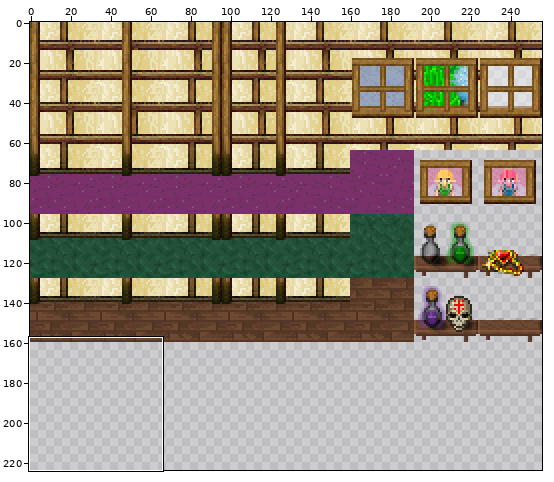
A sprite sheet gets an edit: tmwdata/graphics/tiles/cabana_in_fada.png. The first picture is a wide view before the edit; the outline marks the close-up.
Close-up. As it was:
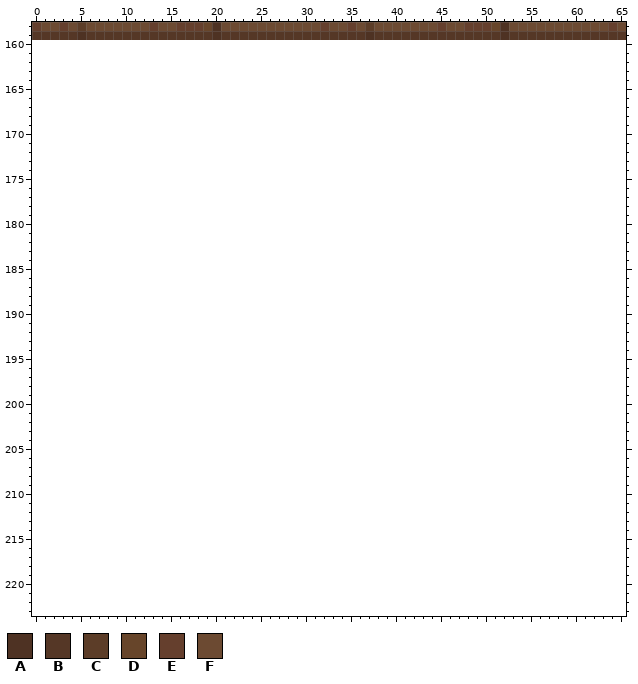
The file is 256x160 pixels. Pixels under 10% opacity are left out. Colours within 5 levels of each other are drawn and written as one. Shown: x 0..65, y 158..223. The old version is drawn lined up with the new one, on the new canvas. The commit also changed other parts of the picture, which this record leaves out.
Palette (. is transparent): A #4e3223  B #553726  C #5c3d28  D #67452a  E #653f2d  F #6c4a32
Pixels before (only the part around the change), first column x 0:
158 EFFEFCFFFFFFFEFFEEEDAFFFFFFFFFFFEFFEFCFFFFFFFEFFEEEDAFFFFFFFFFFFEF
159 BBBBBABBBBBBBBBBBBBBABBBBBBBBBBBBBBBBABBBBBBBBBBBBBBABBBBBBBBBBBBB
160 ..................................................................
161 ..................................................................
162 ..................................................................
163 ..................................................................
164 ..................................................................
165 ..................................................................
166 ..................................................................
167 ..................................................................
168 ..................................................................
169 ..................................................................
170 ..................................................................
171 ..................................................................
172 ..................................................................
173 ..................................................................
174 ..................................................................
175 ..................................................................
176 ..................................................................
177 ..................................................................
178 ..................................................................
179 ..................................................................
180 ..................................................................
181 ..................................................................
182 ..................................................................
183 ..................................................................
184 ..................................................................
185 ..................................................................
186 ..................................................................
187 ..................................................................
188 ..................................................................
189 ..................................................................
190 ..................................................................
191 ..................................................................
192 ..................................................................
193 ..................................................................
194 ..................................................................
195 ..................................................................
196 ..................................................................
197 ..................................................................
198 ..................................................................
199 ..................................................................
200 ..................................................................
201 ..................................................................
202 ..................................................................
203 ..................................................................
204 ..................................................................
205 ..................................................................
206 ..................................................................
207 ..................................................................
208 ..................................................................
209 ..................................................................
210 ..................................................................
211 ..................................................................
212 ..................................................................
213 ..................................................................
214 ..................................................................
215 ..................................................................
216 ..................................................................
217 ..................................................................
218 ..................................................................
219 ..................................................................
220 ..................................................................
221 ..................................................................
222 ..................................................................
223 ..................................................................
The result:
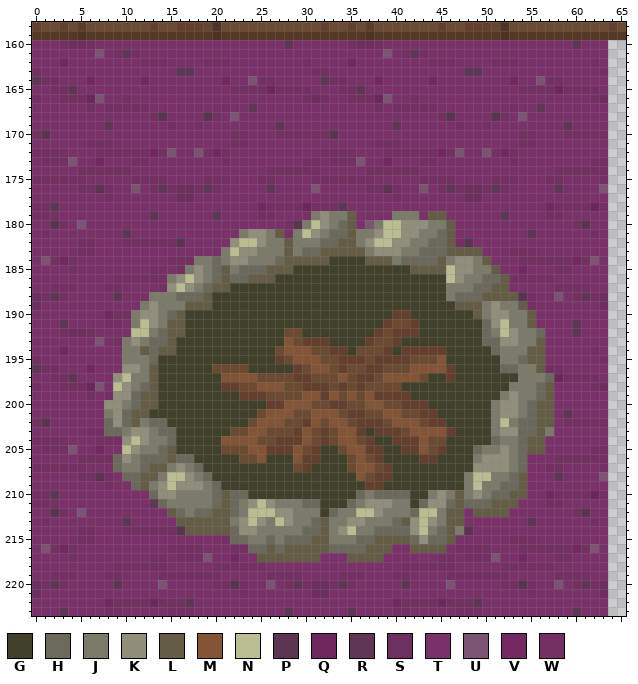
Colours new in this view: G #40402b  H #6a695b  J #7c7a6a  K #918e7c  L #655c46  M #835436  N #babd91  P #5a3451  Q #6d275c  R #603656  S #6d2f5e  T #7a3068  U #7a5472  V #742861  W #743063
Difference:
canvas 256x160 -> 256x224
Changed rows in their new state; - is an unchanged pixel.
first column x 0:
160 TTTWSSWTTTTTTTTTTTTTTTTTTTTTRTTTTTTWSSWTTTTTTTTTTTTTTTTTTTTTRTTT
161 TTTTTTTUTWRWTTTTTTTTTTTTTTTTTTTTTTTTTTTUTWRWTTTTTTTTTTTTTTTTTTTT
162 TTTVTTTTTTTTWWWTTTTWWWTTTTTTTTWTTTTVTTTTTTTTWWWTTTTWWWTTTTTTTTWT
163 WTTTTTTTTTTTTTTTRRTTTTTTTTTTTTTWWTTTTTTTTTTTTTTTRRTTTTTTTTTTTTTW
164 RWWTTTVTTTTTVTTTTTTTTVTTUWWTTTTTRWWTTTVTTTTTVTTTTTTTTVTTUWWTTTTT
165 TTWWRTTTTTTTTTTTTTTTTTWWWWQWWWWTTTWWRTTTTTTTTTTTTTTTTTWWWWQWWWWT
166 WTTWWWQUTTWTTTTTTTTTTTTTTTTTTTWSWTTWWWQUTTWTTTTTTTTTTTTTTTTTTTWS
167 TTTTTTWTWWWWWTTTTTTTTWTTRTTTTTTTTTTTTTWTWWWWWTTTTTTTTWTTRTTTTTTT
168 TTTTTTTTTTTTTWPTTTTPWTUTTTTTTTTTTTTTTTTTTTTTTWPTTTTPWTUTTTTTTTTT
169 TTTTTTTTRTTTTTTWTTWTTTTTTTTRTTTTTTTTTTTTRTTTTTTWTTWTTTTTTTTRTTTT
170 WPTTTTTTTTTTTTTTTTTTTTWWTTTWWWWWWPTTTTTTTTTTTTTTTTTTTTWWTTTWWWWW
171 TTTTTTWWWTTTTTTTTTTTTTWWTTTTTTTTTTTTTTWWWTTTTTTTTTTTTTWWTTTTTTTT
172 WWWWTTTWWWWWWVWUTTUWVWTTTTTTTTTTWWWWTTTWWWWWWVWUTTUWVWTTTTTTTTTT
173 TWWWUTTVTTTWWTTTTTTTTWTTTTTTTTWWTWWWUTTVTTTWWTTTTTTTTWTTTTTTTTWW
174 TTTTTWWWWWWTTTTTTTTTTTTTTTWWWWWWTTTTTWWWWWWTTTTTTTTTTTTTTTWWWWWW
175 WWWWWWTTTTTWWWWTTTTWWWTTTWWTTTTWWWWWWWTTTTTWWWWTTTTWWWTTTWWTTTTW
176 TTTTTWWPWTTUTWRWSSWRWTTTTTRTTTTUTTTTTWWPWTTUTWRWSSWRWTTTTTRTTTTU
177 TTTTTTTTWTTTTTTTSSTTTTTTTTTTTTTTTTTTTTTTWTTTTTTTSSTTTTTTTTTTTTTT
178 WWRTTTTTTTTTTTTTTTTTTTTTTVWWWWQWWWRTTTTTTTTTTTTTTTTTTTTTTVWWWWQW
179 WWWTTTTTTTTTTRTTTTTTRTTTTWWTTTTJKJJLTTTTJJJTLLTTTTTTRTTTTWWTTTTT
180 TTPWTUTTTTTTTTTTTTTTTTTTTTTTWPJNKJHLTUJNNKKKJJLTTTTTTTTTTTTTWPTT
181 TWTTTTTTTTRTTTTTTTTTTTTJKKJLTJNKJHHLJJKNNKKJJHLTTTTTTTTRTTTTTTWT
182 TTTTTWWTTTWWWWWWPTTTTTKNNKJJLJJJHHLLJKNNKKJJHHLWPTTTTTTTTTTTTTTT
183 TTTTTWWTTTTTTTTTTTTTTJNKKJJJLJHHLLLLLJKKKJJHHHLLLLTTTWWWTTTTTTTT
184 TUWVWTTTTTTTTTTWWWJJHJKKJJJHLLLLLGGGGLLLJHHHHLJKKJLTTTWWWWWWVWUT
185 TTTTWTTTTTTTTWWTWJKJHLJHHHLLLGGGGGGGGGGGGGLLLLNKKJJLTTVTTTWWTTTT
186 TTTTTTTTTWWWWWWJKNKJHLHHLLLGGGGGGGGGGGGGGGGGGGNKJJHHLWWWWWTTTTTT
187 TTWWWTTTWWTTTTWKNKJHLLGGGGGGGGGGGGGGGGGGGGGGGGJJJHHLLTTTTTWWWWTT
188 SWRWTTTTTRTTTJJJHHHLGGGGGGGGGGGGGGGGGGGGGGGGGGJHHHLLLLPWTTUTWRWS
189 STTTTTTTTTTTJKJJJLLLGGGGGGGGGGGGGGGGGGGGGGGGGGGLLLJKJJLWTTTTTTTS
190 TTTTTTTTVWWJKKJHLGGGGGGGGGGGGGGGGGGGGGGGEEGGGGGGGLJKKJJLTTTTTTTT
191 TTTRTTTTWWTJNKJLLGGGGGGGGGGGGGGGGGGGGGGEFFEGGGGGGGHKNJJLTTTTRTTT
192 TTTWSSWTTTTNNJHLLGGGGGGGGGGGFFGGGGGGGGEFEEEGGGGGGGHJNKJJHTTTRTTT
193 TTTTTTTUTWJKJHHLGGGGGGGGGGGGMFEEEGGGGEFFEGGGGGGGGGHHKKJJLTTTTTTT
194 TTTVTTTTTTJJLHLLGGGGGGGGGGGFMMMFFEEGFFFEGEEEEEGGGGGHJJJLLTTTTTWT
195 WTTTTTTTTTJJJHGGGGGGGGGGGGGEFMMMFFEEEFEEEEFFFMGGGGGGJJHLLTTTTTTW
196 RWWTTTVTTTKKJLGGGGGGFFFFGGGGGEFMMFEFFEEFFFMMMMEGGGGGHHJJLWWTTTTT
197 TTWWRTTTTKNJJLGGGGGGGMMMMFFFFEEFFFMFEEFMMMMFGGEGGGGGGGJJJHQWWWWT
198 WTTWWWQUTNKJHLGGGGGGGEEFFMMMFFEEEFEFEFFFFGGGGGGGGGGGGJJJHLTTTTWS
199 TTTTTTWTWKKHLLGGGGGGGGGEEEFFFFMMEMFMFMEEEEGGGGGGGGGGJKJJHLTTTTTT
200 TTTTTTTTKKJHLLGGGGGGGGGGGGEEMMMFFEEFFMMFFEEEGGGGGGGJKKJHLLTTTTTT
201 TTTTTTTTJKHLLGGGGGGGGGGGGFMMMFFMMMFEEFFMMFFEEGGGGGGJKKJHLLTRTTTT
202 WPTTTTTTHKHLJHHGGGGGGGGGFMMMFFEMFMMFEEEFMMMFEEGGGGGJNJHHLLTWWWWW
203 TTTTTTWWHHJKKJHHGGGGGGFFMMFFFEMFEFMMEGEEEFMMMMEGGGGJKKHHLJTTTTTT
204 WWWWTTTWWWKNKJJHGGGGGMMMMFFEEEMFEFMMFEGGEEEMFFGGGGGHJJHLLTTTTTTT
205 TWWWUTTVTTNKJJHLGGGGGFFFMMEEEMFEGGFMMEEGGEEMFEGGGHJJKJHLLTTTTTWW
206 TTTTTWWWWHKJHHHLHHGGGGGFFMGGGMEEGGGFMFEGGGGEEGGGGJKKKJHTTTWWWWWW
207 WWWWWWTTTHJJHLLJKJHGGGGGGGGGGFEGGGGFMMFEGGGGGGGGGKKKKJHTTWWTTTTW
208 TTTTTWWPWTHHLLJNNKJHGGGGGGGGGGGGGGGGMFEEGGGGGGGGJNNJJHLTTTRTTTTU
209 TTTTTTTTWTTHLJKNKKKJHGGGGGGGGGGGGGGGGEEGGGGGGGGGJNJJHHLTTTTTTTTT
210 WWRTTTTTTTTTTHKKJJJJHLHHGGGGGGGGGGGGHJHHHHGGJKJLJKJHHLLTTVWWWWQW
211 WWWTTTTTTTTTTRHJJJJJHLHJKNKJJJHHGGGHJKKKJJGHKKHLHHHLLLTTTWWTTTTT
212 TTPWTUTTTTTTTTTLHJHHLLHJNNNKKJJJGHJJNNKJJJHNNJLLTLLLLTTTTTTTWPTT
213 TWTTTTTTTTRTTTTTLLLLLLJKNKJNKJJHLJJKKJJJHLKNKJLLTTTTTTTRTTTTTTWT
214 TTTTTWWTTTWWWWWWPLLLLLHKKJJJJJHHLJKNJJHHHHKNJHLJPTTTTTTTTTTTTTTT
215 TTTTTWWTTTTTTTTTTTTTTWHHJJHJHHHLLJJJHHLLLLHKHHLTTTTTTWWWTTTTTTTT
216 TUWVWTTTTTTTTTTWWWWTTTWWHHLHLLLLLHHHHLLLTTLLLLTWWWWTTTWWWWWWVWUT
217 TTTTWTTTTTTTTWWTWWWUTTVTTLLLLLLLTTTLLLLTTTTTTWWTWWWUTTVTTTWWTTTT
218 TTTTTTTTTWWWWWWTTTTTWWWWWWTTTTTTTTTTTTTTTWWWWWWTTTTTWWWWWWTTTTTT
219 TTWWWTTTWWTTTTWWWWWWWTTTTTWWWWTTTTWWWTTTWWTTTTWWWWWWWTTTTTWWWWTT
220 SWRWTTTTTRTTTTUTTTTTWWPWTTUTWRWSSWRWTTTTTRTTTTUTTTTTWWPWTTUTWRWS
221 STTTTTTTTTTTTTTTTTTTTTTWTTTTTTTSSTTTTTTTTTTTTTTTTTTTTTTWTTTTTTTS
222 TTTTTTTTVWWWWQWWWRTTTTTTTTTTTTTTTTTTTTTTVWWWWQWWWRTTTTTTTTTTTTTT
223 TTTRTTTTWWTTTTTWWWTTTTTTTTTTRTTTTTTRTTTTWWTTTTTWWWTTTTTTTTTTRTTT
Where, in picture pixels (left, top, right, bottom), the same in both close-ups:
added: (32, 40, 608, 616)
